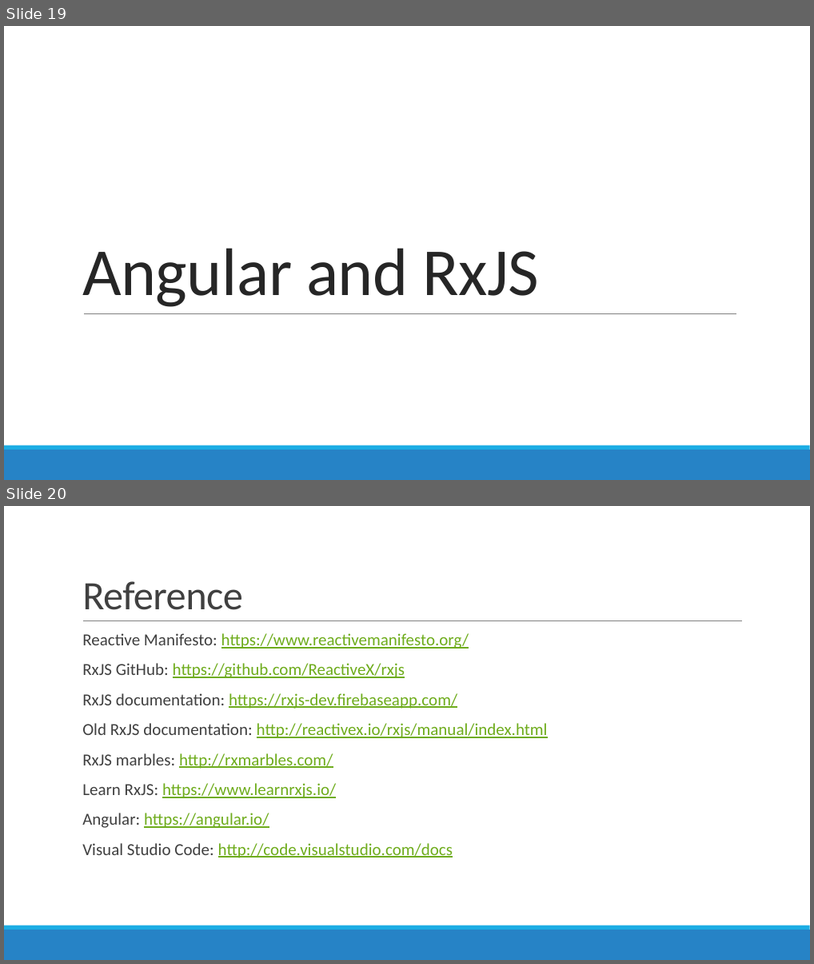
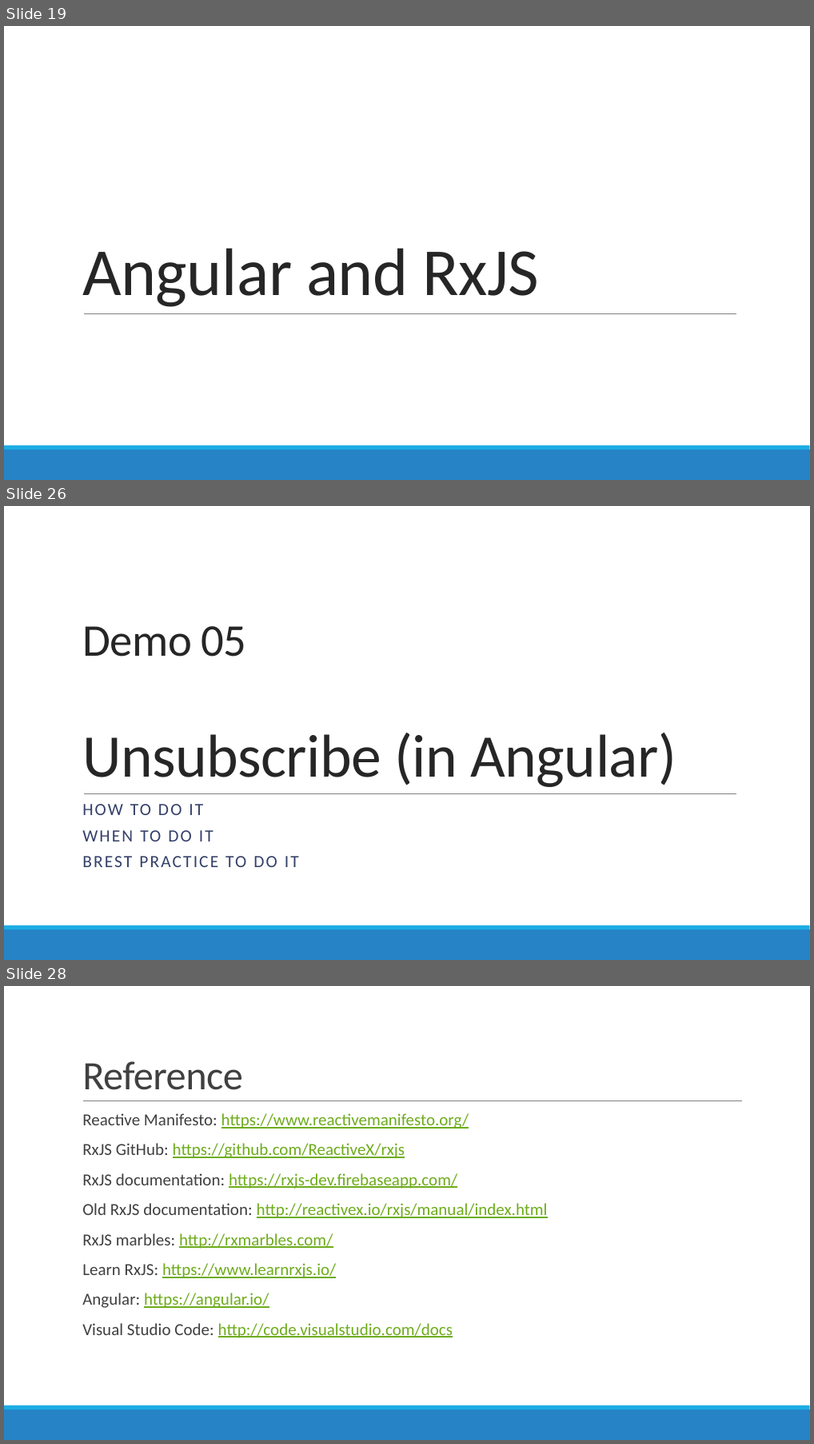
Before and after one commit to AGiorgetti/rxjs101, a slide deck: ReactiveProgramming_RxJS.pptx. Shown one above the other, each under a label of ours: slides 19 and 20 before the commit, slides 19, 26 and 28 after it; the slides between them are not shown. The pictures are 814x964 and 814x1444 pixels, drawn with LibreOffice and Linux fonts; fonts in the diff are those of the drawing. Boxes give left, top, right and bottom in pixels: in the first picture for what was removed or moved away, otherwise in the second. Text is boxed around its words. In the diff, an @@ line names an element or a change of style, - is before the commit and + after.

Commit message:
Reviewed Angular samples, also added some slides

```diff
--- a/ReactiveProgramming_RxJS.pptx
+++ b/ReactiveProgramming_RxJS.pptx
@@ slide 26 added at bbox=[4, 506, 810, 960], background #FFFFFF; not listed: 3 template elements that a slide beside it also shows @@
@@ title added at bbox=[82, 626, 677, 787], 72 pt, text #262626 @@
+Demo 05
+Unsubscribe (in Angular)
@@ text added at bbox=[82, 804, 277, 867], 20.4 pt, text #344068 @@
+HOW TO DO IT
+WHEN TO DO IT
+BREST PRACTICE TO DO IT
@@ what was slide 20 is now slide 28 @@
```
Also in this commit, not shown: 1 slide changed, 7 other slides added, 7 other files.
